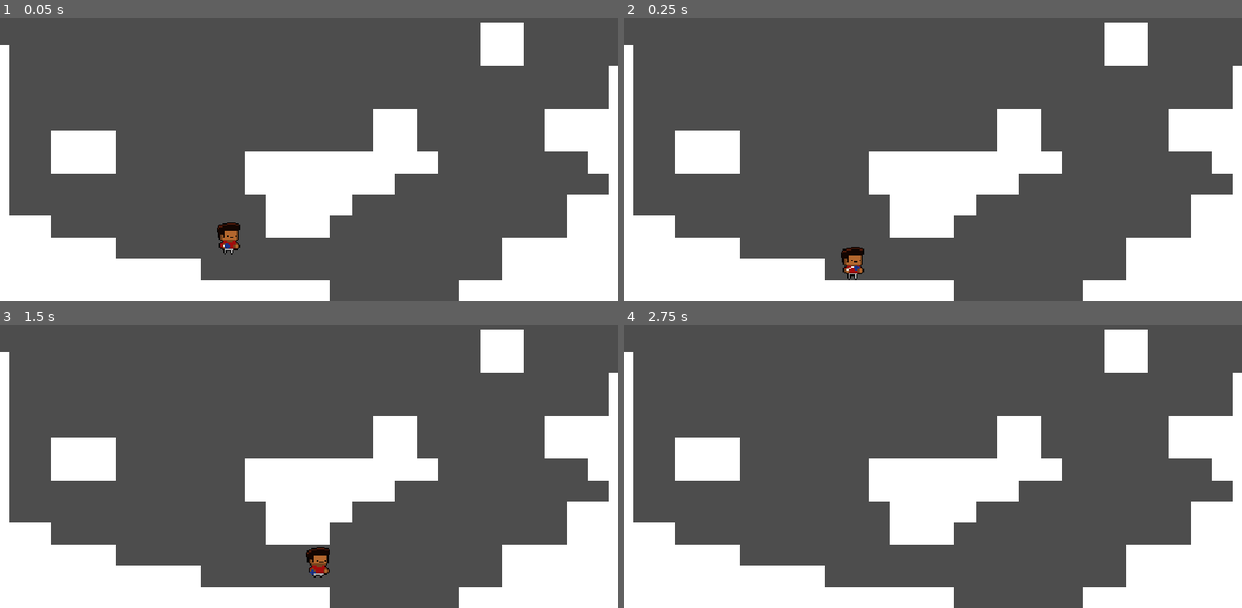
Above: before the commit, frames 1-4 (two rows, left to right).
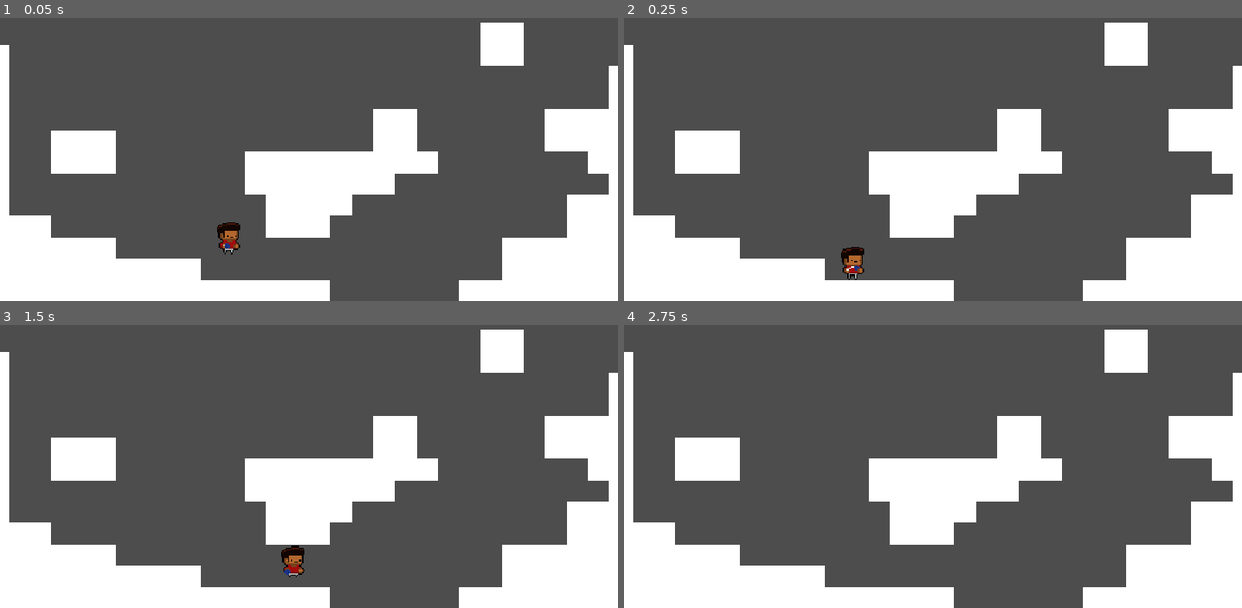
Above: after the commit, the same moments.

Repository: DaxDuggal/Resonance
Game: Godot game, scene res://scenes/game.tscn
Two runs of this game, one before a commit and one after it. Both use one fixed random seed, a clock stepped at 60 frames per second and the inputs below.
Inputs:
- Up to frame 1 (0.05 s): no input
- Up to frame 2 (0.25 s): no input
- Up to frame 3 (1.5 s): tap Enter (ui_accept) at 0.5, 0.6, 0.77, 1.07, 1.35 s; hold Right (ui_right) from 0.53 s (still down)
- Up to frame 4 (2.75 s): tap Enter (ui_accept) at 1.52, 1.82, 2.1 s; release Right (ui_right) at 2.03 s; hold Left (ui_left) from 2.03 s (still down)

The runs differ from the first frame. In frame 1, less than 0.1% of the frame differs, in the area x 35-39%, y 73-84%; in frame 2, nothing differs; in frame 3, 0.7%, in the area x 45-54%, y 77-90%; in frame 4, nothing differs.

Commit message:
Add Wall Bounce

Diff:
--- a/scripts/player.gd
+++ b/scripts/player.gd
@@ -7,7 +7,7 @@
 const AIR_ACCELERATION = 900.0
 const FRICTION = 1200.0
 const JUMP_VELOCITY = -290.0
-const GRAVITY = 900.0
+const GRAVITY = 800.0
 
 # Dash
 const DASH_SPEED = 350.0
@@ -54,6 +54,15 @@
 var was_on_floor: bool = false
 var fall_speed: float = 0.0
 
+# Wall Cling
+const WALL_CLING_GRAVITY_MULT = 0.4  # Slows fall speed when on wall
+var is_next_to_wall: bool = false
+var wall_normal: Vector2 = Vector2.ZERO
+
+# Wall Bounce
+const WALL_BOUNCE_VELOCITY = -550.0  # Upward velocity
+const WALL_BOUNCE_PUSH_FORCE = 300.0  # Push away from wall
+var wall_bounce_window_timer: float = 0.0
 
 func _physics_process(delta: float) -> void:
 
@@ -82,7 +91,7 @@
 		velocity = dash_direction * dash_speed
 
 	# ========== WAVEDASH ==========
-		if dash_direction.y > 0 and is_on_floor() and not was_on_floor:
+		if dash_direction.y > 0 and dash_direction.x != 0 and is_on_floor():
 			wavedash_window_timer = WAVEDASH_INPUT_WINDOW
 			wavedash_input_direction = Input.get_axis("ui_left", "ui_right")
 
@@ -91,7 +100,7 @@
 			is_dashing = false
 
 			var wavedash_speed = dash_speed * 1.3
-			var wavedash_jump_velocity = -200.0
+			var wavedash_jump_velocity = -250.0
 
 			var input_x = Input.get_axis("ui_left", "ui_right")
 			var wavedash_direction = input_x if input_x != 0 else dash_direction.x
@@ -153,6 +162,11 @@
 			post_dash_recovery_timer -= delta
 		elif velocity.y > 0:
 			gravity_mult = FALL_GRAVITY_MULT
+
+		# ========== WALL CLING ==========
+		if is_next_to_wall and velocity.y > 0 and ((wall_normal.x < 0 and velocity.x > 0) or (wall_normal.x > 0 and velocity.x < 0)): # +
+			gravity_mult *= WALL_CLING_GRAVITY_MULT # +
+
 		velocity.y += GRAVITY * gravity_mult * delta
 
 	# ========== LANDING LAG ==========
@@ -166,6 +180,30 @@
 		landing_lag_timer -= delta
 
 	was_on_floor = is_on_floor()
+
+	# ========== WALL DETECTION ==========
+	# Check if next to a wall
+	var collision_count = get_slide_collision_count()
+	is_next_to_wall = false
+	if collision_count > 0:
+		for i in range(collision_count):
+			var collision = get_slide_collision(i)
+			var normal = collision.get_normal()
+			# Wall collision is when normal is mostly horizontal
+			if abs(normal.x) > 0.5 and abs(normal.y) < 0.5:
+				is_next_to_wall = true
+				wall_normal = normal
+				break
+
+	# ========== WALL BOUNCE ==========
+	if Input.is_action_just_pressed("ui_accept") and is_next_to_wall and not is_on_floor() and is_dashing and dash_direction.y < 0:
+		wall_bounce_window_timer = 0.2
+		var push_direction = int(sign(wall_normal.x))
+		velocity.x = push_direction * WALL_BOUNCE_PUSH_FORCE
+		velocity.y = WALL_BOUNCE_VELOCITY
+		jump_buffered = false
+		dash_available = true
+		is_dashing = false
 
 	# ========== COYOTE TIME ==========
 	if is_on_floor():
@@ -176,7 +214,7 @@
 
 	# ========== JUMP BUFFER ==========
 	if Input.is_action_just_pressed("ui_accept"):
-		if not (is_dashing and not is_on_floor()):
+		if not (is_dashing and not is_on_floor()) or is_next_to_wall: # +
 			jump_buffered = true
 			jump_buffer_timer = JUMP_BUFFER_TIME
 
